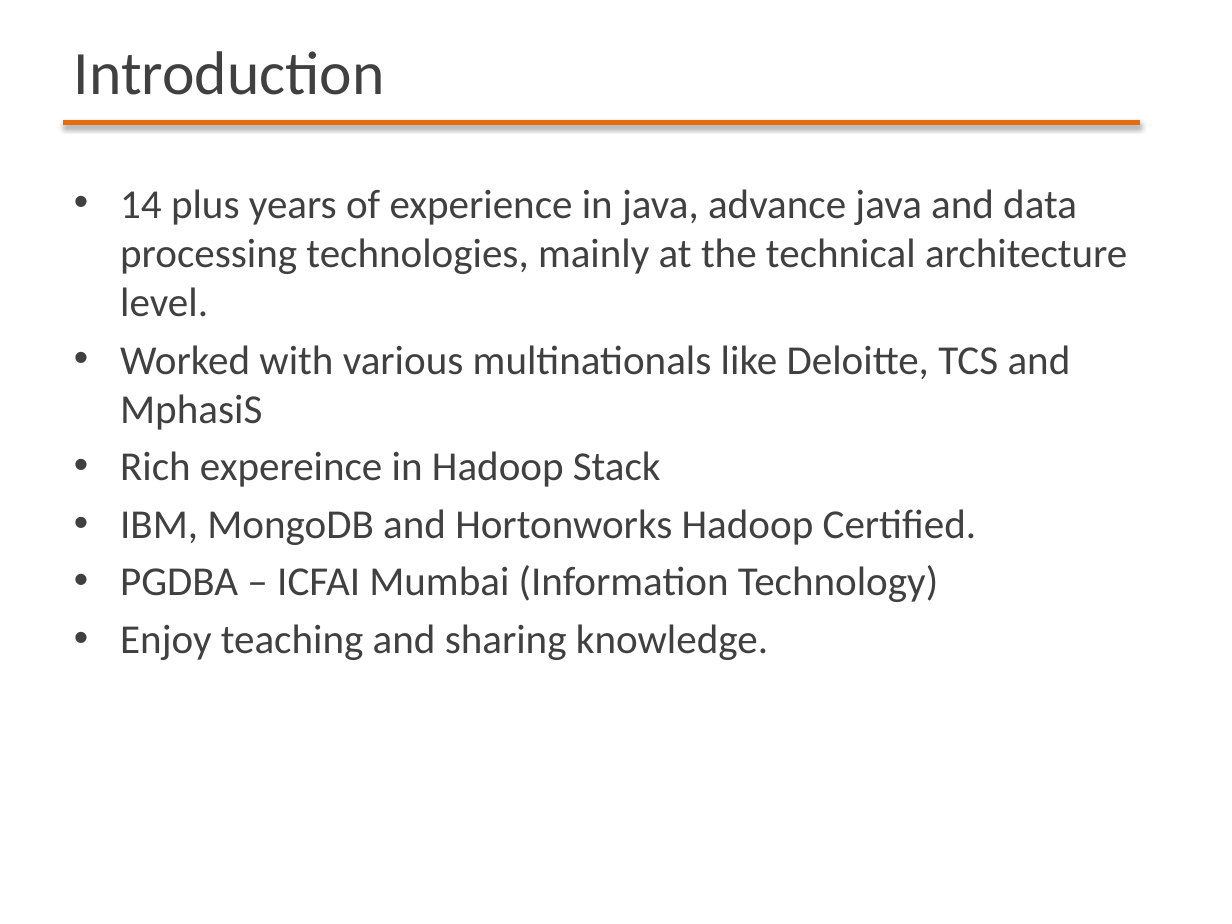
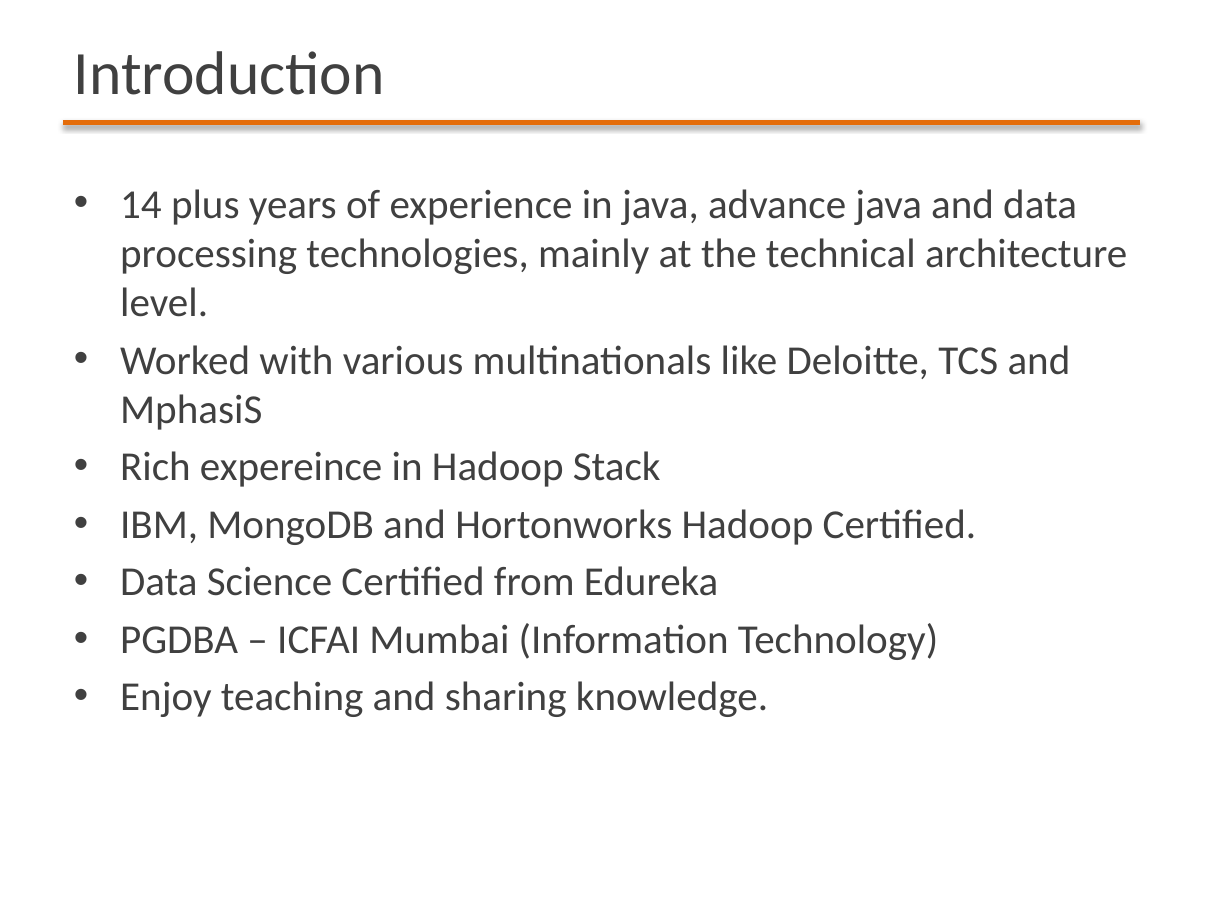
Before and after one commit to masroorrizvi/ManipalSessions, a slide deck: slide 2 of Hadoop Webinar - Session 1 (Faculty Intro).pptx. Drawn at 1232x924 pixels with LibreOffice and Linux fonts; fonts in the diff are those of the drawing; background and template pictures are left out. Boxes give left, top, right and bottom in pixels: in the first picture for what was removed or moved away, otherwise in the second. Text is boxed around its words. In the diff, an @@ line names an element or a change of style, - is before the commit and + after.

Commit message:
Changes

```diff
--- a/Hadoop Webinar - Session 1 (Faculty Intro).pptx
+++ b/Hadoop Webinar - Session 1 (Faculty Intro).pptx
@@ text at (120,566,718,596): paragraph added @@
+• Data Science Certified from Edureka
```
